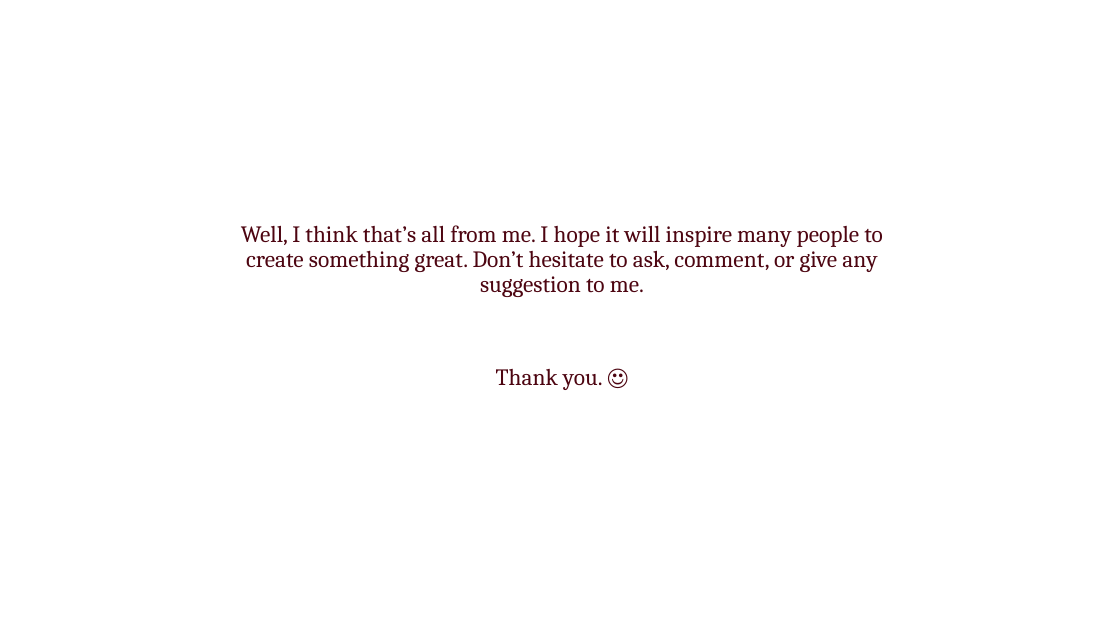
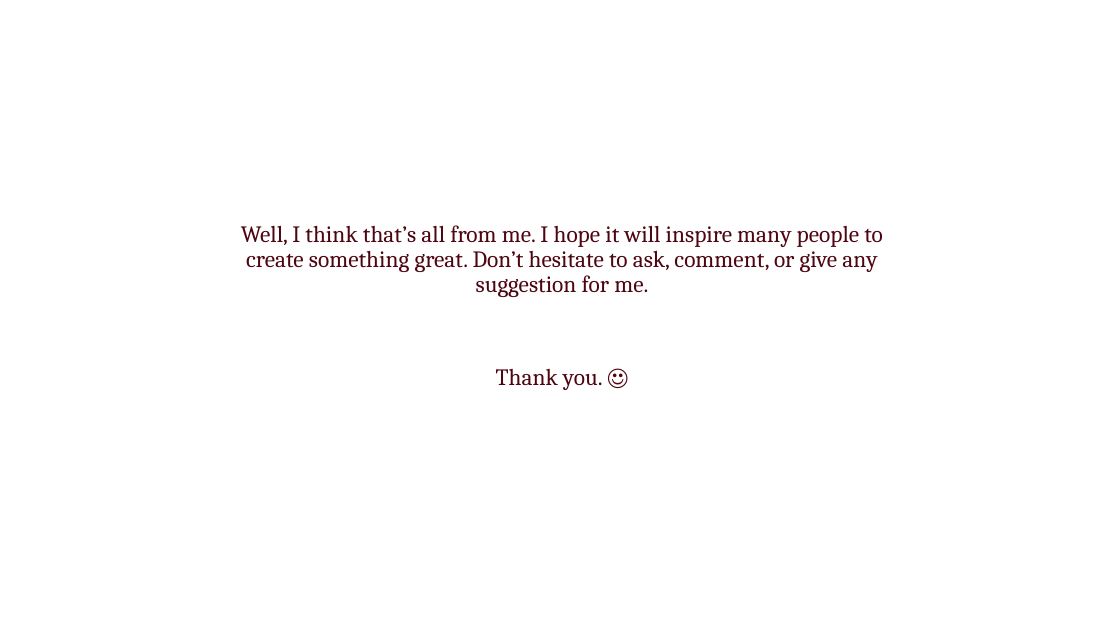
Before and after one commit to Rangga1708/Food-Recommender, a slide deck: slide 47 of Food Recommender Based on Taste.pptx (slide 42 before the commit). Drawn at 1120x630 pixels with LibreOffice and Linux fonts; fonts in the diff are those of the drawing; background and template pictures are left out. Boxes give left, top, right and bottom in pixels: in the first picture for what was removed or moved away, otherwise in the second. Text is boxed around its words. In the diff, an @@ line names an element or a change of style, - is before the commit and + after.

```diff
--- a/Food Recommender Based on Taste.pptx
+++ b/Food Recommender Based on Taste.pptx
@@ text at (241, 225, 883, 297): text changed @@
-Well, I think that’s all from me. I hope it will inspire many people to create something great. Don’t hesitate to ask, comment, or give any suggestion to me.
+Well, I think that’s all from me. I hope it will inspire many people to create something great. Don’t hesitate to ask, comment, or give any suggestion for me.
```
Also in this commit, not shown: 17 other slides changed, 6 slides added, 1 slide removed.
